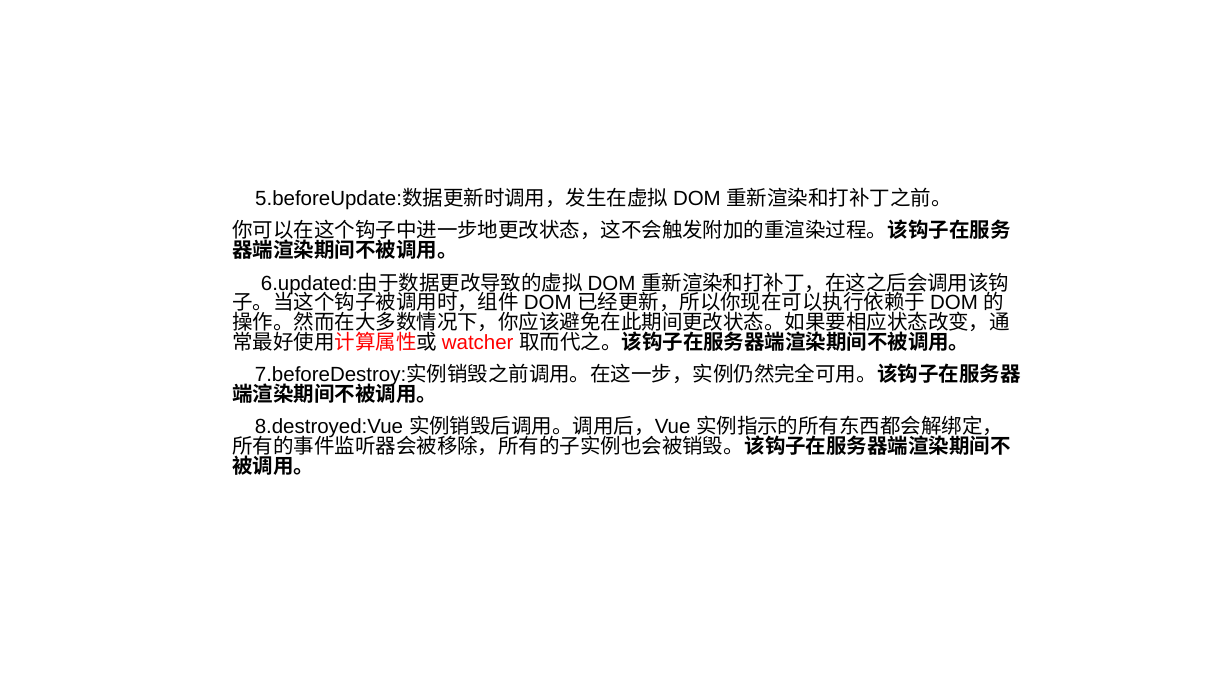
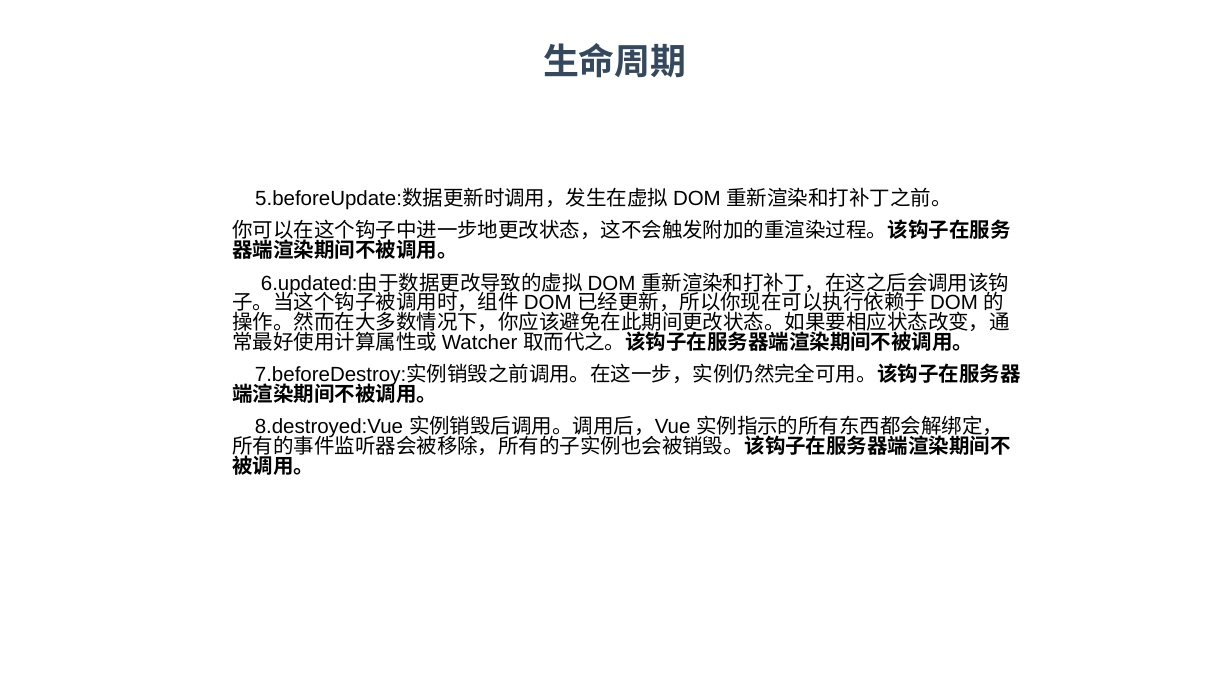
Before and after one commit to RamirezET/vue-sharing, a slide deck: slide 22 of Vue 2.pptx. Drawn at 1232x693 pixels with LibreOffice and Linux fonts; fonts in the diff are those of the drawing. Boxes give left, top, right and bottom in pixels: in the first picture for what was removed or moved away, otherwise in the second. Text is boxed around its words. In the diff, an @@ line names an element or a change of style, - is before the commit and + after.

```diff
--- a/Vue 2.pptx
+++ b/Vue 2.pptx
@@ title added at (x1=543, y1=43, x2=686, y2=78), 28 pt, text #34495E, bold @@
+生命周期
@@ text at (x1=233, y1=272, x2=1010, y2=351): text changed @@
-6.updated:由于数据更改导致的虚拟 DOM 重新渲染和打补丁，在这之后会调用该钩子。当这个钩子被调用时，组件 DOM 已经更新，所以你现在可以执行依赖于 DOM 的操作。然而在大多数情况下，你应该避免在此期间更改状态。如果要相应状态改变，通常最好使用计算属性或 watcher 取而代之。该钩子在服务器端渲染期间不被调用。
+6.updated:由于数据更改导致的虚拟 DOM 重新渲染和打补丁，在这之后会调用该钩子。当这个钩子被调用时，组件 DOM 已经更新，所以你现在可以执行依赖于 DOM 的操作。然而在大多数情况下，你应该避免在此期间更改状态。如果要相应状态改变，通常最好使用计算属性或 Watcher 取而代之。该钩子在服务器端渲染期间不被调用。
```
Also in this commit, not shown: 7 other slides changed, 7 other files.
